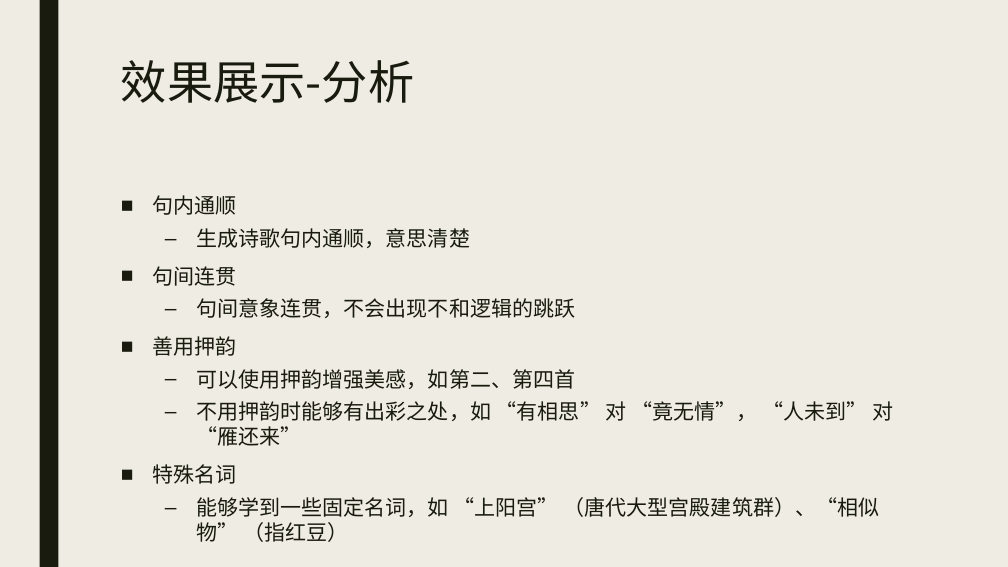
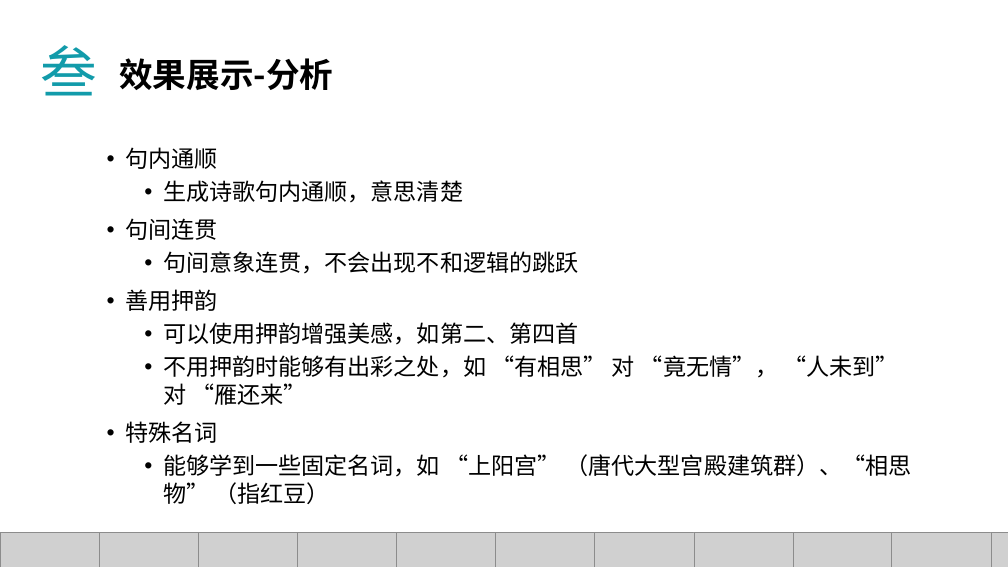
Before and after one commit to Changed-cc/deepstudy, a slide deck: slide 13 of CPG_pre.pptx (slide 9 before the commit). Drawn at 1008x567 pixels with LibreOffice and Linux fonts; fonts in the diff are those of the drawing; grey boxes stand for pictures; background and template pictures are left out. Boxes give left, top, right and bottom in pixels: in the first picture for what was removed or moved away, otherwise in the second. Text is boxed around its words. In the diff, an @@ line names an element or a change of style, - is before the commit and + after.

```diff
--- a/CPG_pre.pptx
+++ b/CPG_pre.pptx
@@ background #EFEDE3 to #FFFFFF @@
@@ rectangle removed at (39,0,58,567) @@
@@ text added at (41,45,98,96), 54 pt, text #129BA9 @@
+叁
@@ text "效果展示-分析" at (119,58,333,90): size 44 to 32 pt, font Noto Sans CJK SC to Noto Sans CJK JP, text colour #191B0E to #000000, bold on; line spacing 0.89 to 1 @@
@@ text "句内通顺": place and size @@
-text "句内通顺" at (153,195,893,542)
+text "句内通顺" at (126,147,912,504)
@@ text at (126,147,899,443): size 20 to 22 pt, text colour #191B0E to #000000 in "句内通顺", "生成诗歌句内通顺，意思清楚", "句间连贯", "句间意象连贯，不会出现不和逻辑的跳跃" and 4 more places; font Arial to Noto Sans CJK SC in "“有相思” “竟无情”， “人未到” “雁还来”"; bullet ■ to •; less space between paragraphs; bullet – to • @@
@@ text at (163,454,912,504): text changed; size 20 to 22 pt; text colour #191B0E to #000000 @@
-  – 能够学到一些固定名词，如 “上阳宫” （唐代大型宫殿建筑群）、“相似物” （指红豆）
+  • 能够学到一些固定名词，如 “上阳宫” （唐代大型宫殿建筑群）、“相思物” （指红豆）
@@ group added at (0,532,1008,567): 11 pictures @@
```
Also in this commit, not shown: 6 other slides changed, 7 slides added, 2 slides removed, 1 other file.
